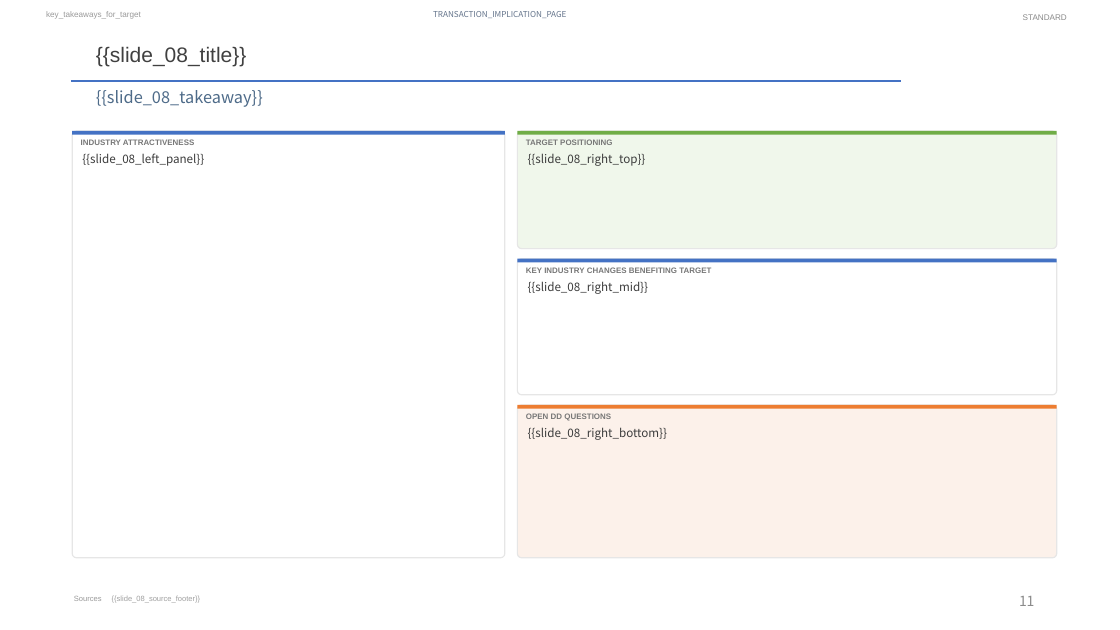
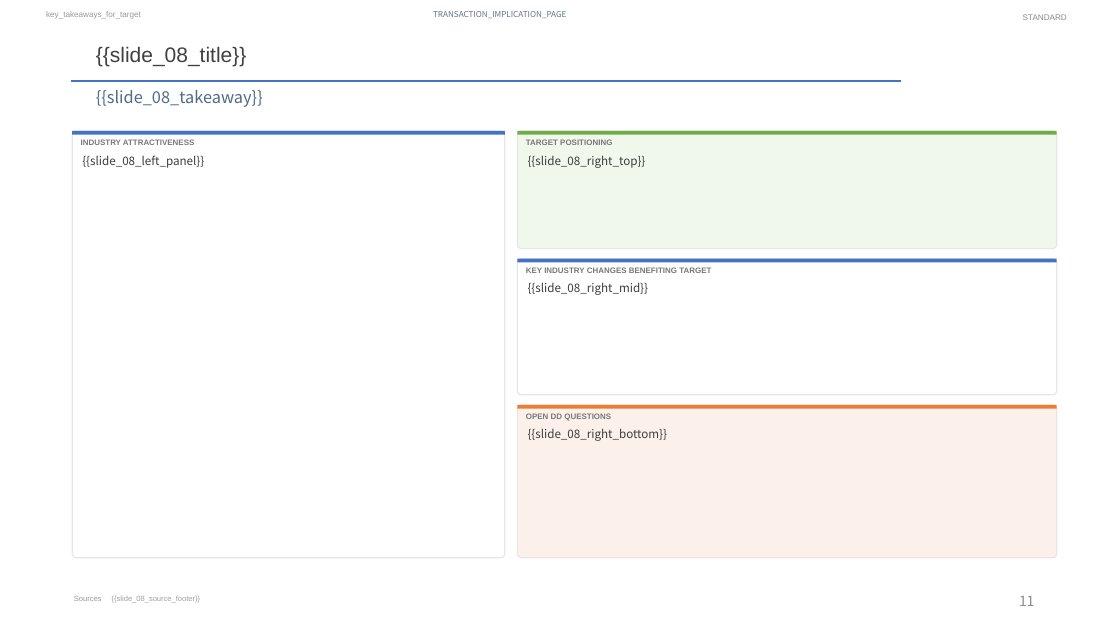
Before and after one commit to alfiezhang/ib-pitchdeck-industry-section-skill, a slide deck: slide 11 of assets/industry_section_template_master.pptx. Drawn at 1120x630 pixels with LibreOffice and Linux fonts; fonts in the diff are those of the drawing; background and template pictures are left out. Boxes give left, top, right and bottom in pixels: in the first picture for what was removed or moved away, otherwise in the second. Text is boxed around its words. In the diff, an @@ line names an element or a change of style, - is before the commit and + after.

```diff
--- a/assets/industry_section_template_master.pptx
+++ b/assets/industry_section_template_master.pptx
@@ text "{{slide_08_left_panel}}" at bbox=[82, 155, 204, 168]: line spacing 1 to 1.1 @@
@@ text "{{slide_08_right_top}}" at bbox=[528, 155, 646, 168]: line spacing 1 to 1.1 @@
```
Also in this commit, not shown: 10 other slides changed, 14 other files.
